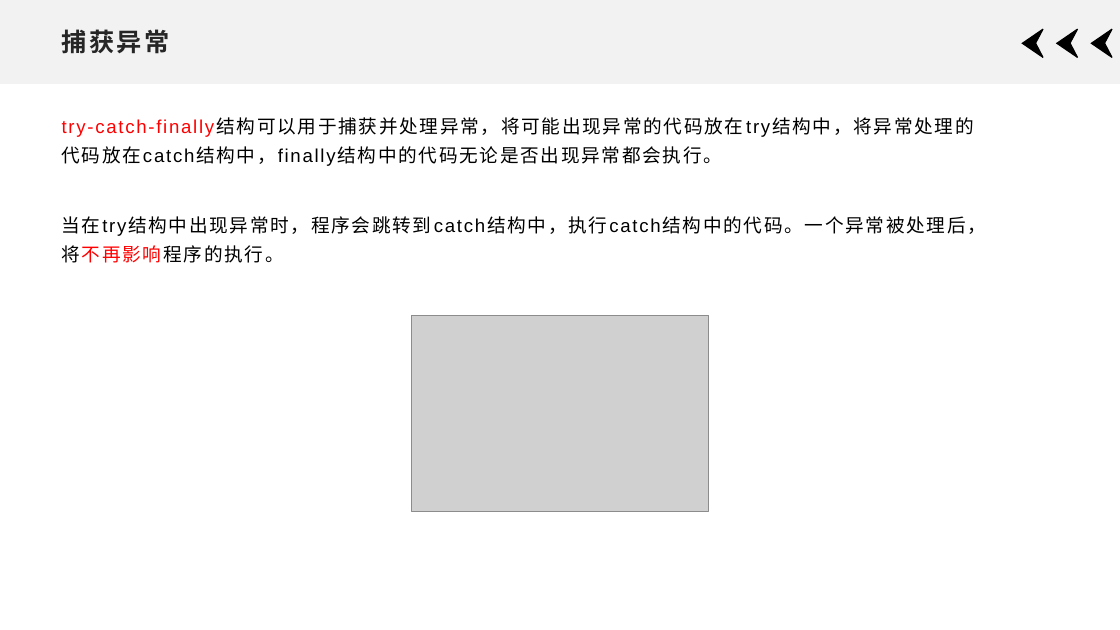
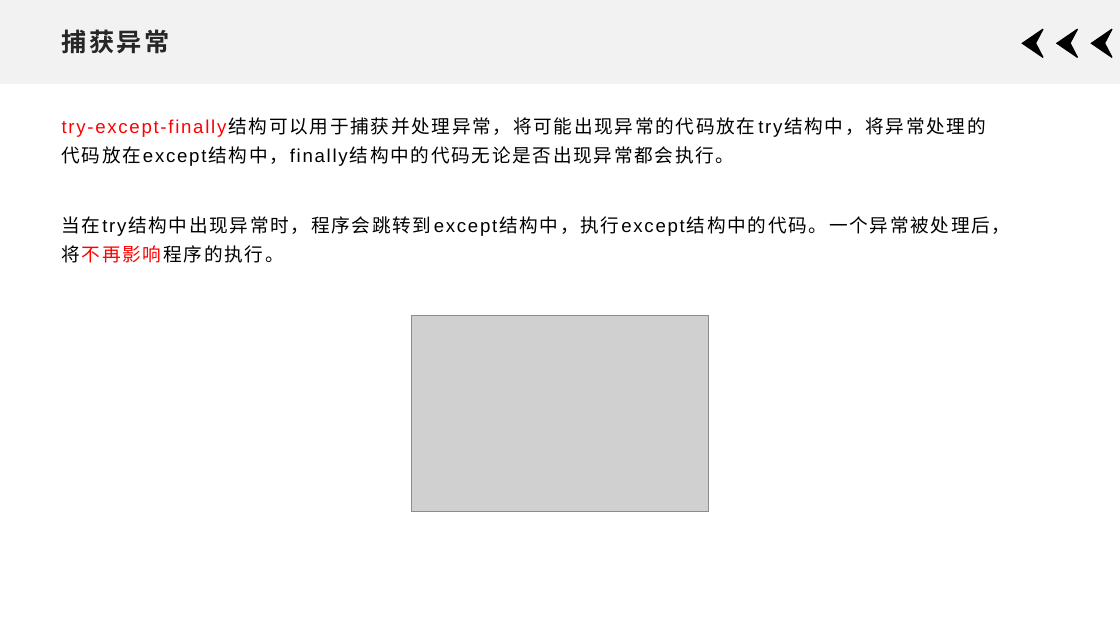
Before and after one commit to xdai02/Python, a slide deck: slide 4 of slides/Chapter9.pptx. Drawn at 1120x630 pixels with LibreOffice and Linux fonts; fonts in the diff are those of the drawing; grey boxes stand for pictures. Boxes give left, top, right and bottom in pixels: in the first picture for what was removed or moved away, otherwise in the second. Text is boxed around its words. In the diff, an @@ line names an element or a change of style, - is before the commit and + after.

```diff
--- a/slides/Chapter9.pptx
+++ b/slides/Chapter9.pptx
@@ text at box(62, 117, 1011, 263): text changed @@
-try-catch-finally结构可以用于捕获并处理异常，将可能出现异常的代码放在try结构中，将异常处理的代码放在catch结构中，finally结构中的代码无论是否出现异常都会执行。
-当在try结构中出现异常时，程序会跳转到catch结构中，执行catch结构中的代码。一个异常被处理后，将不再影响程序的执行。
+try-except-finally结构可以用于捕获并处理异常，将可能出现异常的代码放在try结构中，将异常处理的代码放在except结构中，finally结构中的代码无论是否出现异常都会执行。
+当在try结构中出现异常时，程序会跳转到except结构中，执行except结构中的代码。一个异常被处理后，将不再影响程序的执行。
```
Also in this commit, not shown: 8 other slides changed, 2 slides removed, 14 other files.
